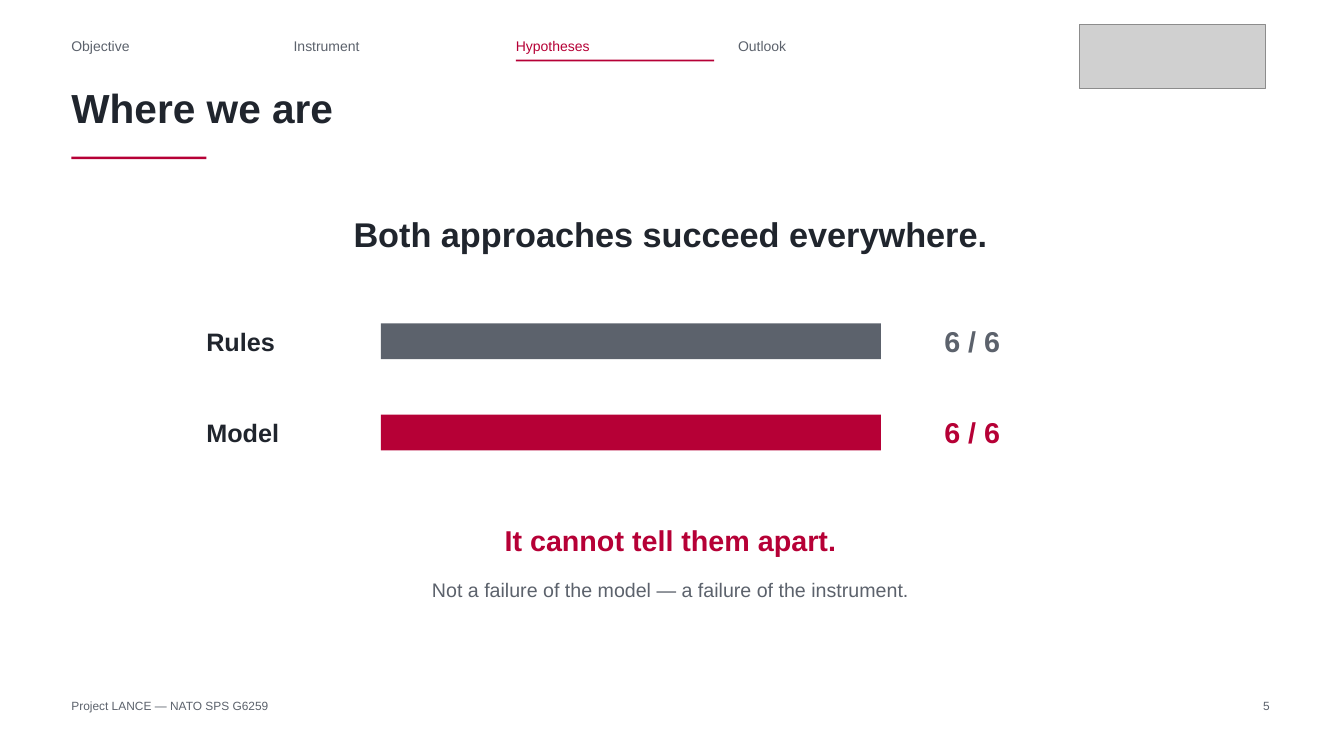
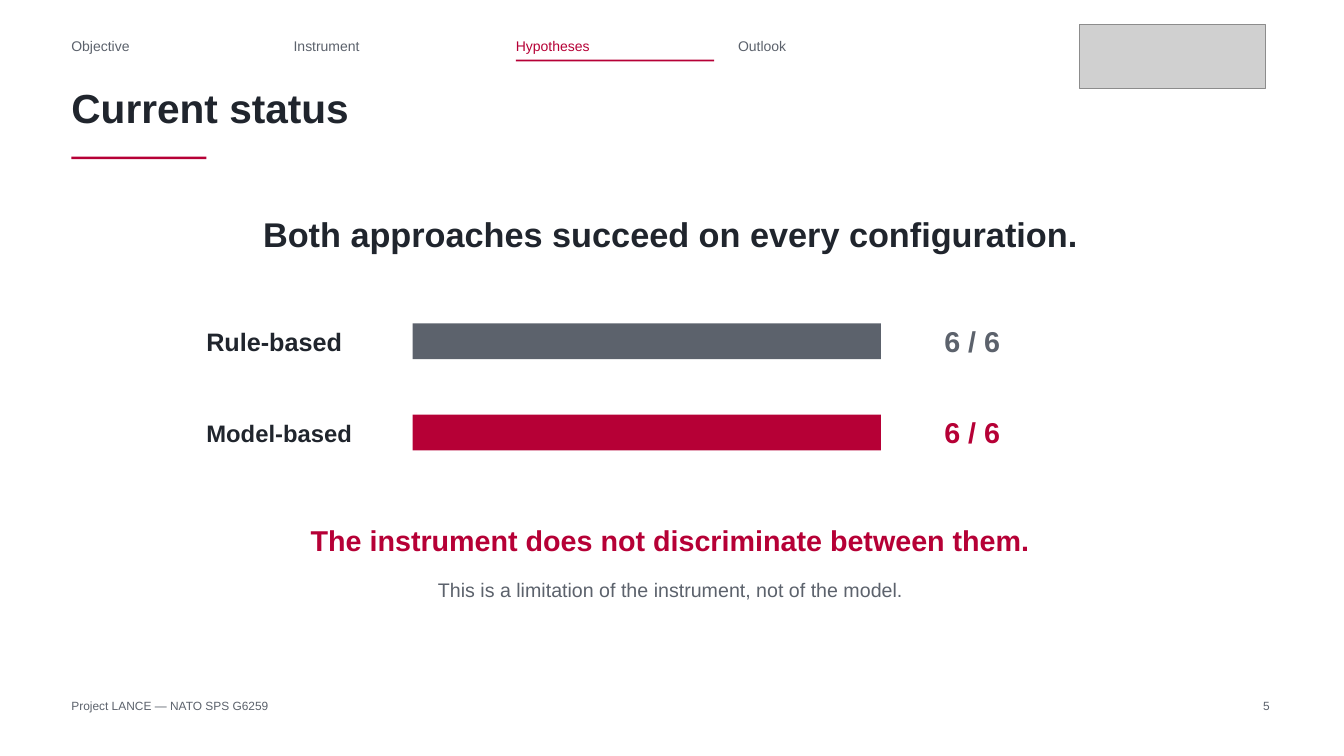
Before and after one commit to Tanguyvans/LANCE, a slide deck: slide 5 of objectifs/presentation-2026-10-23/slides.pptx. Drawn at 1344x756 pixels with LibreOffice and Linux fonts; fonts in the diff are those of the drawing; grey boxes stand for pictures. Boxes give left, top, right and bottom in pixels: in the first picture for what was removed or moved away, otherwise in the second. Text is boxed around its words. In the diff, an @@ line names an element or a change of style, - is before the commit and + after.

```diff
--- a/objectifs/presentation-2026-10-23/slides.pptx
+++ b/objectifs/presentation-2026-10-23/slides.pptx
@@ text at (71, 94, 349, 124): text changed @@
-Where we are
+Current status
@@ text at (263, 222, 1077, 254): text changed @@
-Both approaches succeed everywhere.
+Both approaches succeed on every configuration.
@@ rectangle: place and size @@
-rectangle at (381, 324, 881, 359)
+rectangle at (412, 324, 881, 359)
@@ text at (206, 332, 342, 352): text changed @@
-Rules
+Rule-based
@@ rectangle: place and size @@
-rectangle at (381, 414, 881, 450)
+rectangle at (412, 414, 881, 450)
@@ text at (206, 424, 352, 443): text changed; size 18 to 17 pt @@
-Model
+Model-based
@@ text at (311, 530, 1029, 552): text changed @@
-It cannot tell them apart.
+The instrument does not discriminate between them.
@@ text at (438, 583, 902, 600): text changed @@
-Not a failure of the model — a failure of the instrument.
+This is a limitation of the instrument, not of the model.
```
Also in this commit, not shown: 8 other slides changed, 1 other file.
